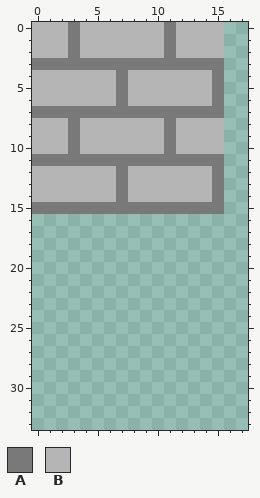
Two states of a pixel-art sprite, res/textures/blocks.png. The picture above is the old version.
The file is 64x64 pixels. Shown: x 0..17, y 0..33.
Palette (. is transparent): A #797979  B #b5b5b5
Pixels before, first column x 0:
 0 BBBABBBBBBBABBBB
 1 BBBABBBBBBBABBBB
 2 BBBABBBBBBBABBBB
 3 AAAAAAAAAAAAAAAA
 4 BBBBBBBABBBBBBBA
 5 BBBBBBBABBBBBBBA
 6 BBBBBBBABBBBBBBA
 7 AAAAAAAAAAAAAAAA
 8 BBBABBBBBBBABBBB
 9 BBBABBBBBBBABBBB
10 BBBABBBBBBBABBBB
11 AAAAAAAAAAAAAAAA
12 BBBBBBBABBBBBBBA
13 BBBBBBBABBBBBBBA
14 BBBBBBBABBBBBBBA
15 AAAAAAAAAAAAAAAA
New version:
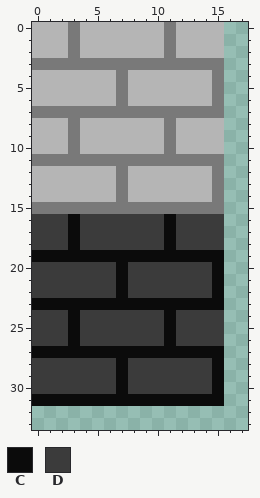
Colours new in this view: C #0b0b0b  D #3b3b3b
Message: Added background brick blocks
Change:
The edit adds colour C in rows 16 to 18 at x 3 and 11; in row 19 at x 0 to 15; in rows 20 to 22 at x 7 and 15; in row 23 at x 0 to 15; in rows 24 to 26 at x 3 and 11; in row 27 at x 0 to 15.
The edit adds colour C in rows 28 to 30 at x 7 and 15; in row 31 at x 0 to 15.
The edit adds colour D in rows 16 to 18 at x 0 to 2, 4 to 10 and 12 to 15; in rows 20 to 22 at x 0 to 6 and 8 to 14; in rows 24 to 26 at x 0 to 2, 4 to 10 and 12 to 15; in rows 28 to 30 at x 0 to 6 and 8 to 14.
Where, in picture pixels (left, top, right, bottom), the same in both pictures:
added: (32, 214, 224, 406)
